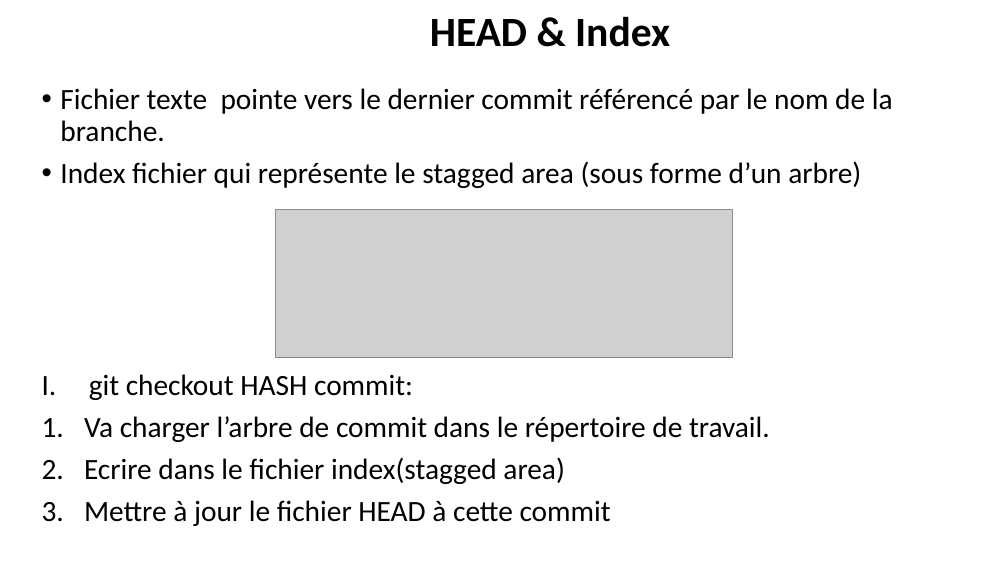
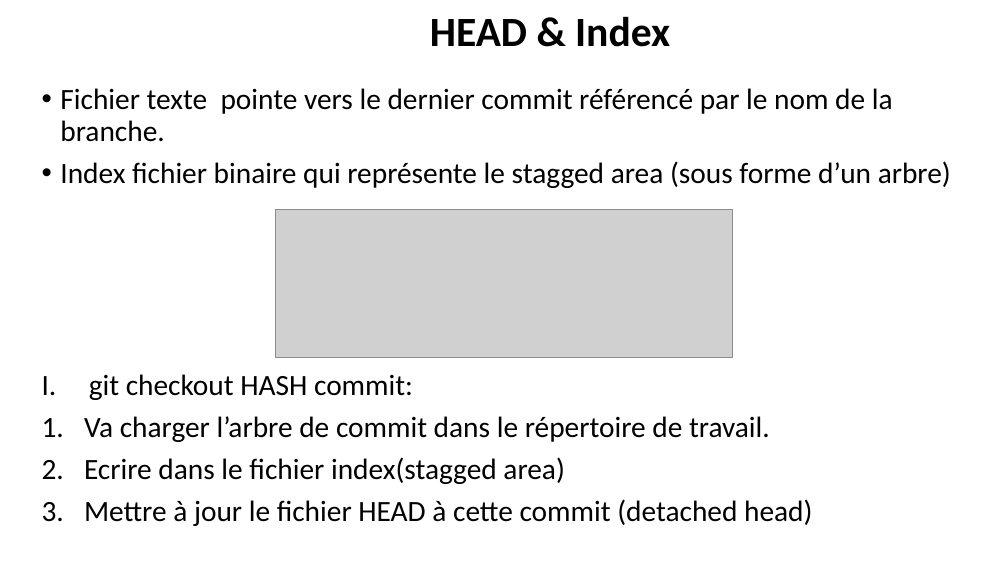
Before and after one commit to belakebiboussad/form, a slide deck: slide 15 of Formation Git.pptx. Drawn at 1008x567 pixels with LibreOffice and Linux fonts; fonts in the diff are those of the drawing; grey boxes stand for pictures. Boxes give left, top, right and bottom in pixels: in the first picture for what was removed or moved away, otherwise in the second. Text is boxed around its words. In the diff, an @@ line names an element or a change of style, - is before the commit and + after.

```diff
--- a/Formation Git.pptx
+++ b/Formation Git.pptx
@@ text at (x1=60, y1=161, x2=951, y2=188): text changed @@
-• Index fichier qui représente le stagged area (sous forme d’un arbre)
+• Index fichier binaire qui représente le stagged area (sous forme d’un arbre)
@@ text at (x1=84, y1=499, x2=812, y2=526): text changed @@
-4. Mettre à jour le fichier HEAD à cette commit
+4. Mettre à jour le fichier HEAD à cette commit (detached head)
```
Also in this commit, not shown: 8 other slides changed, 1 slide added, 1 slide removed, 7 other files.
